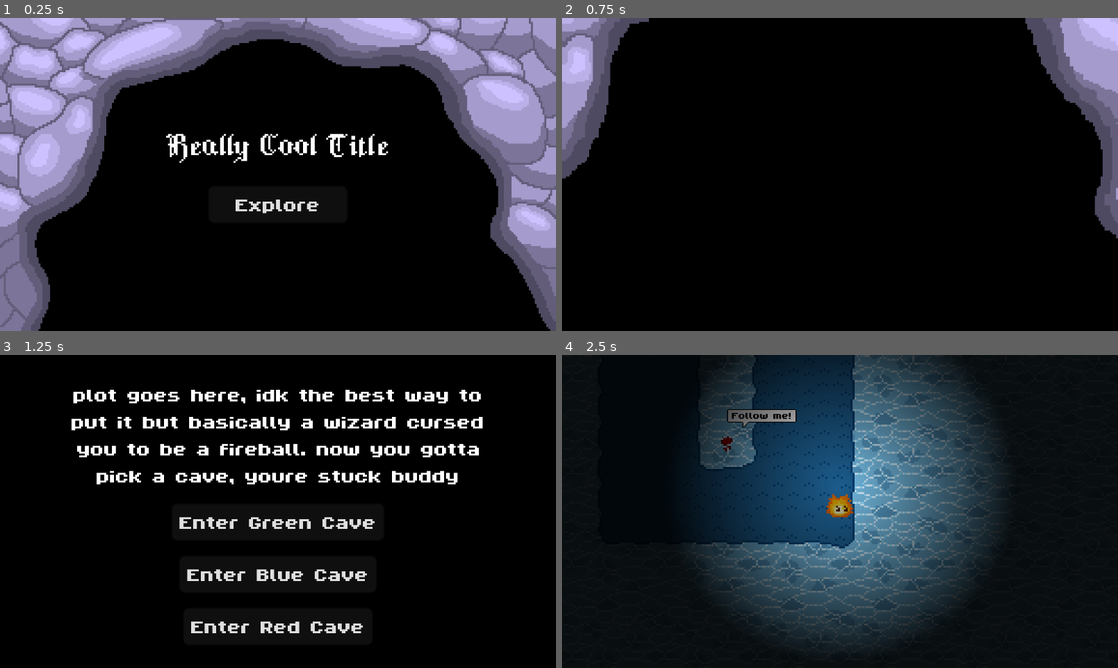
Above: before the commit, frames 1-4 (two rows, left to right).
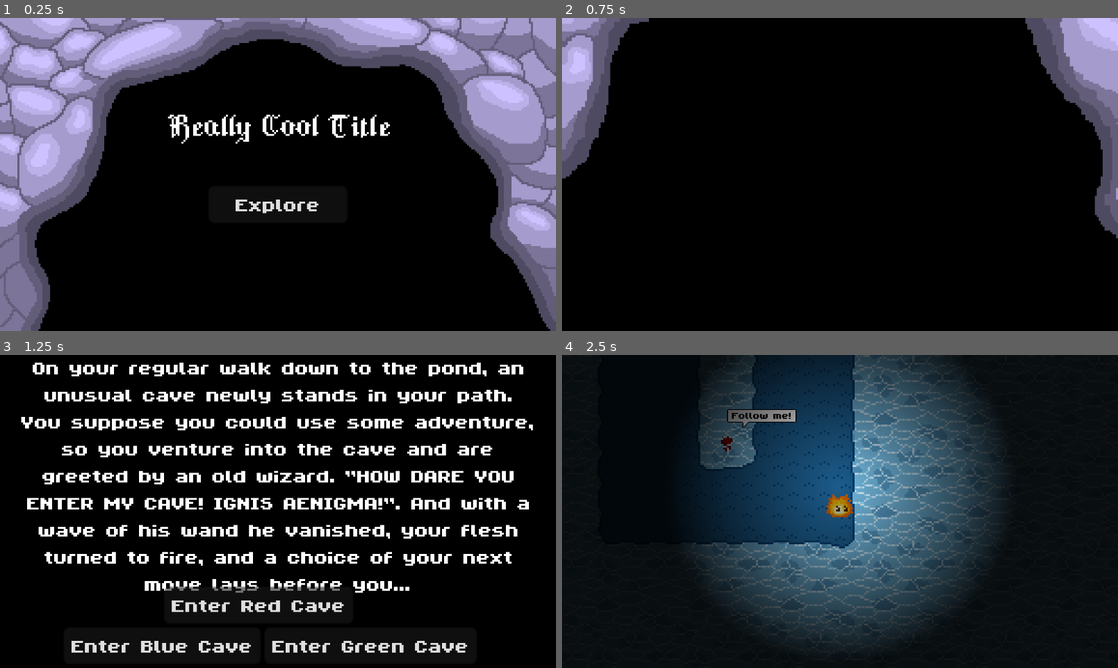
Above: after the commit, the same moments.

Repository: MalcolmFonseca/torch-game
Game: Godot game, scene res://scenes/menu/start_screen.tscn
The game is run twice, just before and just after one commit, with the same random seed, the same clock (stepped at 60 frames per second) and the same inputs.
Inputs:
- Up to frame 1 (0.25 s): no input
- Up to frame 2 (0.75 s): click "Explore" at 0.5 s
- Up to frame 3 (1.25 s): no input
- Up to frame 4 (2.5 s): click "Enter Blue Cave" at 1.25 s; hold Right (ui_right) from 2.03 s (still down); hold E (Interact) from 2.03 s (still down)

The runs differ from the first frame. In frame 1, 2.2% of the frame differs, in the area x 29-71%, y 30-47%; in frame 2, nothing differs; in frame 3, 17%, in the area x 3-96%, y 2-96%; in frame 4, nothing differs.

Commit message:
added actual plot

Diff:
--- a/scenes/menu/start_screen.tscn
+++ b/scenes/menu/start_screen.tscn
@@ -76,12 +76,14 @@
 script = ExtResource("3_42jfk")
 
 [node name="GameTitle" type="Label" parent="Screen1"]
-offset_left = -57.0
-offset_top = -22.0
-offset_right = 58.0
+offset_left = -77.0
+offset_top = -41.0
+offset_right = 81.0
 offset_bottom = -6.0
 theme_override_fonts/font = ExtResource("4_xcvj1")
 text = "Really Cool Title"
+horizontal_alignment = 1
+vertical_alignment = 1
 
 [node name="StartButton" type="Button" parent="Screen1"]
 offset_left = -36.0
@@ -96,38 +98,39 @@
 script = ExtResource("6_8dndp")
 
 [node name="PlotBlurb" type="Label" parent="Screen2"]
-offset_left = -113.0
-offset_top = -66.0
-offset_right = 114.0
-offset_bottom = -27.0
+offset_left = -135.0
+offset_top = -81.0
+offset_right = 136.0
+offset_bottom = 44.0
 theme_override_fonts/font = ExtResource("5_en0v4")
-text = "plot goes here, idk the best way to put it but basically a wizard cursed you to be a fireball. now you gotta pick a cave, youre stuck buddy"
+text = "On your regular walk down to the pond, an unusual cave newly stands in your path. You suppose you could use some adventure, so you venture into the cave and are greeted by an old wizard. \"HOW DARE YOU ENTER MY CAVE! IGNIS AENIGMA!\". And with a wave of his wand he vanished, your flesh turned to fire, and a choice of your next move lays before you..."
 horizontal_alignment = 1
+vertical_alignment = 1
 autowrap_mode = 2
 
 [node name="WaterButton" type="Button" parent="Screen2"]
-offset_left = -51.0
-offset_top = 23.0
-offset_right = 51.0
-offset_bottom = 42.0
+offset_left = -111.0
+offset_top = 60.0
+offset_right = -9.0
+offset_bottom = 79.0
 theme_override_fonts/font = ExtResource("5_en0v4")
 text = "Enter Blue Cave"
 metadata/_edit_use_anchors_ = true
 
 [node name="GrassButton" type="Button" parent="Screen2"]
-offset_left = -55.0
-offset_top = -4.0
-offset_right = 55.0
-offset_bottom = 15.0
+offset_left = -7.0
+offset_top = 60.0
+offset_right = 103.0
+offset_bottom = 79.0
 theme_override_fonts/font = ExtResource("5_en0v4")
 text = "Enter Green Cave"
 metadata/_edit_use_anchors_ = true
 
 [node name="FireButton" type="Button" parent="Screen2"]
-offset_left = -49.0
-offset_top = 50.0
-offset_right = 49.0
-offset_bottom = 69.0
+offset_left = -59.0
+offset_top = 39.0
+offset_right = 39.0
+offset_bottom = 58.0
 theme_override_fonts/font = ExtResource("5_en0v4")
 text = "Enter Red Cave"
 metadata/_edit_use_anchors_ = true
Not shown, changed: TODO.txt
